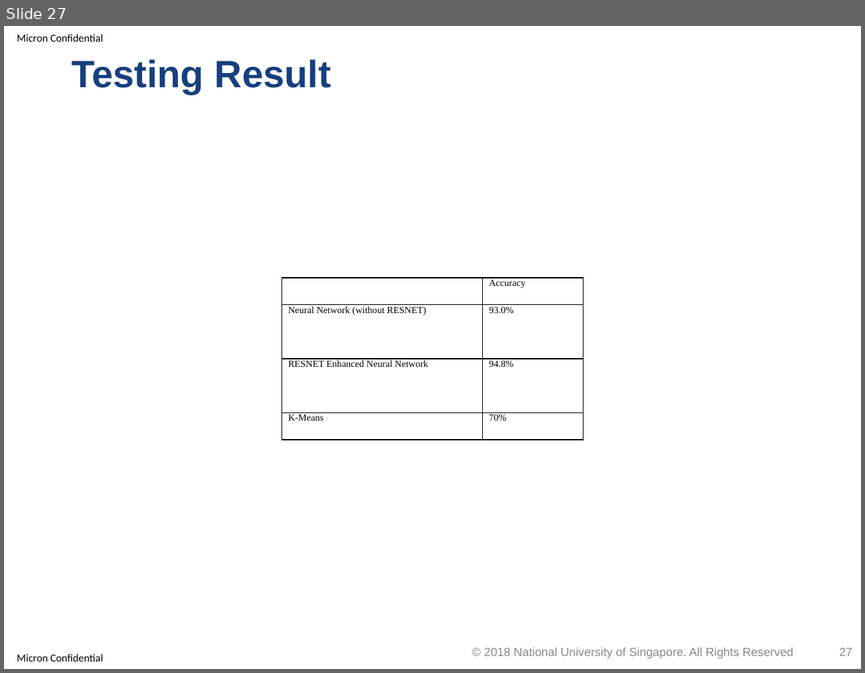
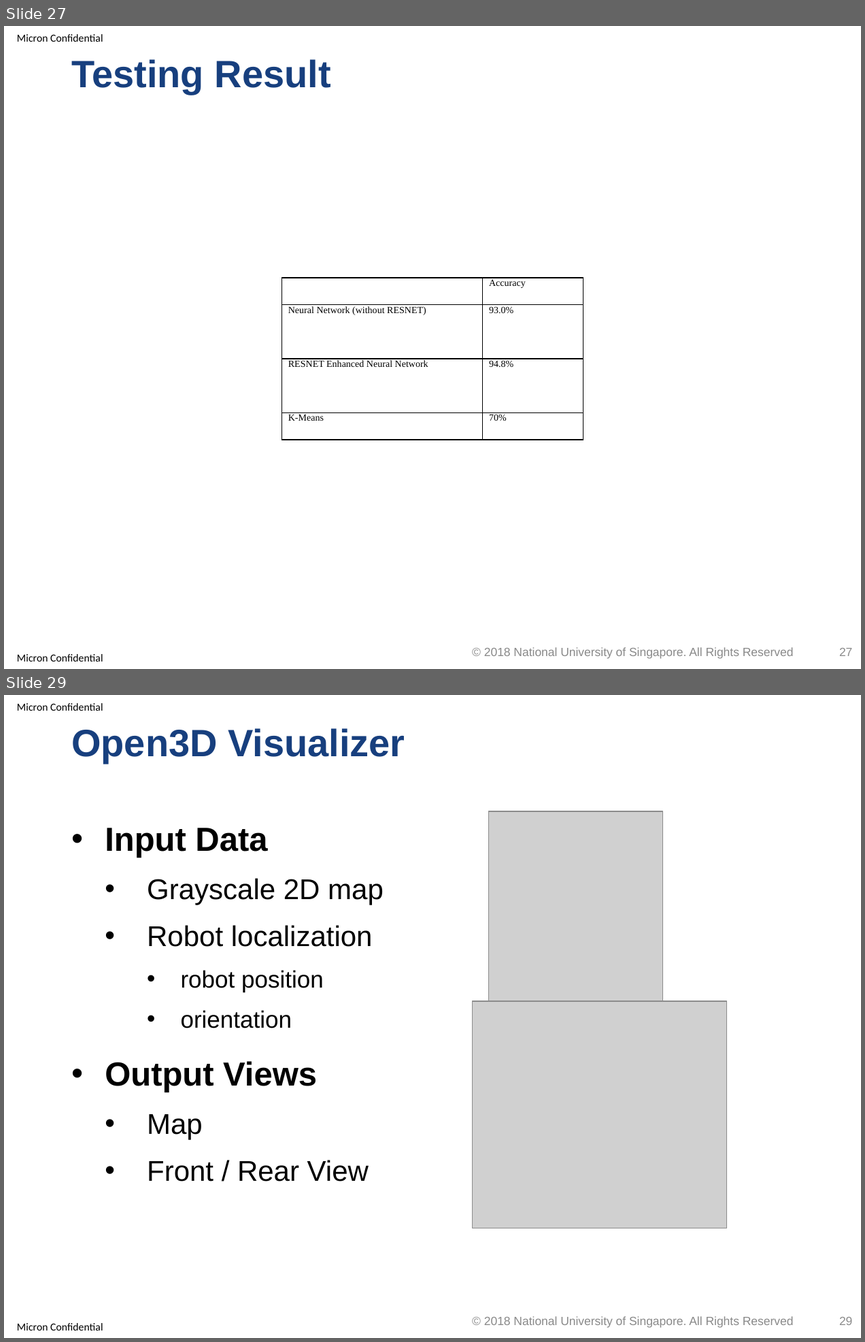
Before and after one commit to optimusium/3dscan, a slide deck: PracticeModule_Presentation.pptx. Shown one above the other, each under a label of ours: slide 27 before the commit, slides 27 and 29 after it; the slides between them are not shown. The pictures are 865x673 and 865x1342 pixels, drawn with LibreOffice and Linux fonts; fonts in the diff are those of the drawing; grey boxes stand for pictures; background and template pictures are left out. Boxes give left, top, right and bottom in pixels: in the first picture for what was removed or moved away, otherwise in the second. Text is boxed around its words. In the diff, an @@ line names an element or a change of style, - is before the commit and + after.

```diff
--- a/PracticeModule_Presentation.pptx
+++ b/PracticeModule_Presentation.pptx
@@ slide 29 added at (4, 695, 861, 1338), background #FFFFFF; not listed: 2 template elements that a slide beside it also shows @@
@@ title added at (71, 728, 405, 764), 32 pt, text #173F7E, bold @@
+Open3D Visualizer
@@ picture added at (488, 811, 663, 1019) @@
@@ text added at (105, 828, 383, 1181), 24 pt, text #000000 @@
+• Input Data
+  • Grayscale 2D map
+  • Robot localization
+    • robot position
+    • orientation
+• Output Views
+  • Map
+  • Front / Rear View
@@ picture added at (473, 1001, 726, 1228) @@
@@ text added at (484, 1316, 793, 1327), 10 pt, text #898989 @@
+© 2018 National University of Singapore. All Rights Reserved
@@ page number added at (839, 1317, 852, 1325), 10 pt, text #8C8C8C @@
+29
```
Also in this commit, not shown: 3 other slides added, 1 other file.
